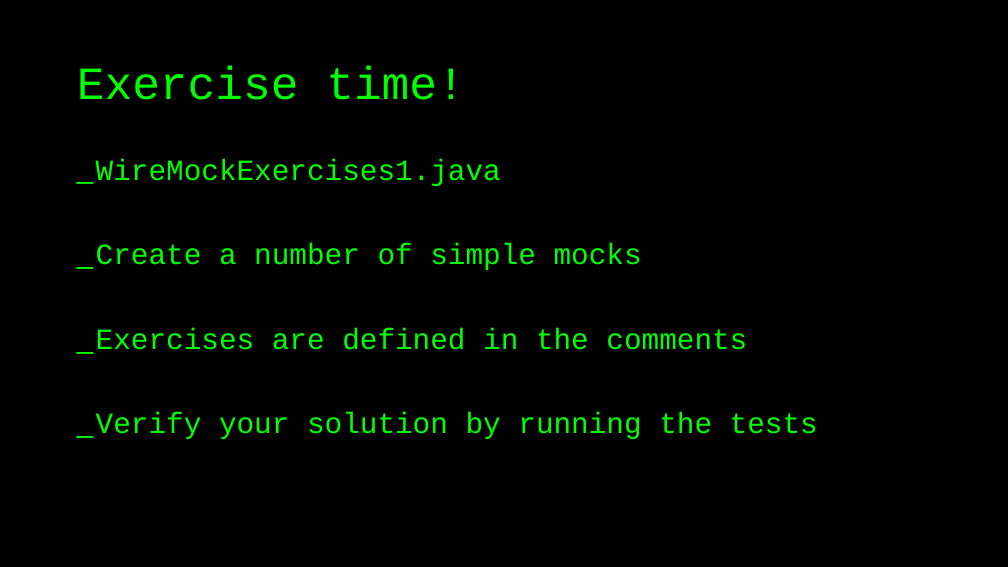
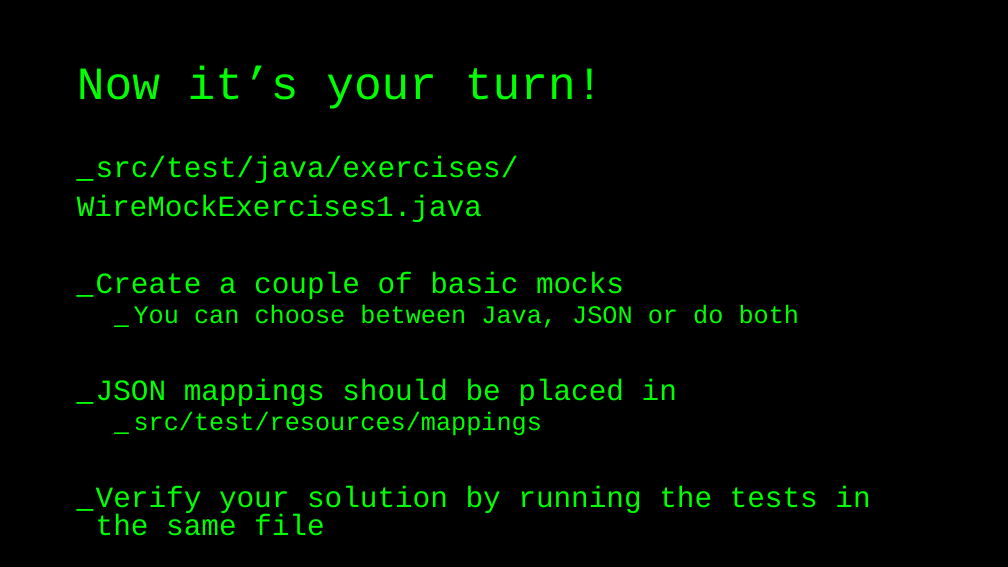
Before and after one commit to basdijkstra/wiremock-workshop, a slide deck: slide 23 of wiremock_workshop.pptx (slide 22 before the commit). Drawn at 1008x567 pixels with LibreOffice and Linux fonts; fonts in the diff are those of the drawing. Boxes give left, top, right and bottom in pixels: in the first picture for what was removed or moved away, otherwise in the second. Text is boxed around its words. In the diff, an @@ line names an element or a change of style, - is before the commit and + after.

Commit message:
Updated exercises and answers series 1 and 2

```diff
--- a/wiremock_workshop.pptx
+++ b/wiremock_workshop.pptx
@@ title at (77,67,604,109): text changed @@
-Exercise time!
+Now it’s your turn!
@@ text at (96,156,519,183): paragraph added @@
+_ src/test/java/exercises/
@@ text at (77,195,482,222): bullet _ to none; line spacing 0.9 to 0.8 @@
@@ text at (96,272,870,536): text changed @@
-_ Create a number of simple mocks
-_ Exercises are defined in the comments
-_ Verify your solution by running the tests
+_ Create a couple of basic mocks
+  _ You can choose between Java, JSON or do both
+_ JSON mappings should be placed in
+  _ src/test/resources/mappings
+_ Verify your solution by running the tests in the same file
```
Also in this commit, not shown: 15 other slides changed, 10 slides added, 7 slides removed, 24 other files.
